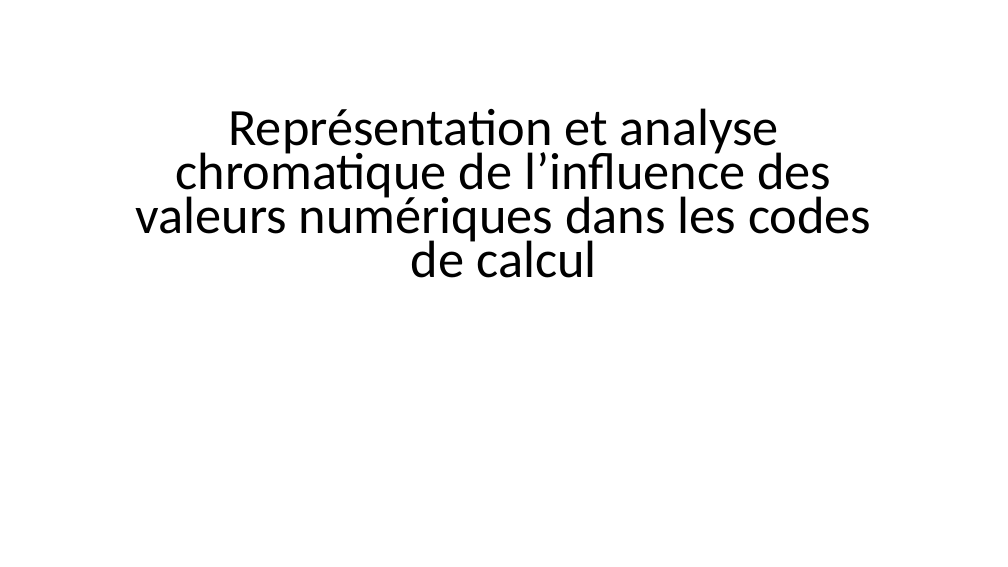
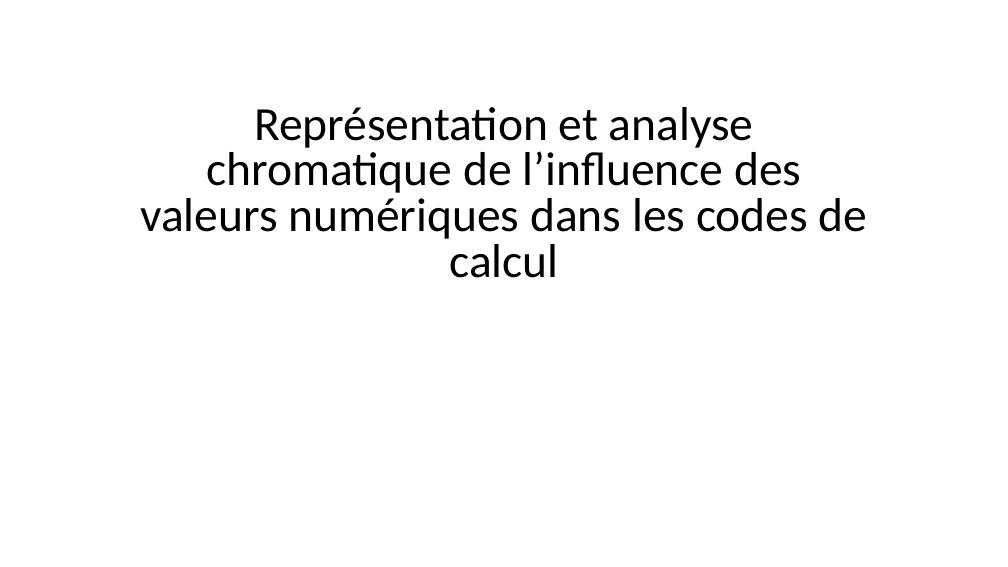
Before and after one commit to ddavid42/chromatic, a slide deck: slide 1 of Presentation/Représentation et analyse chromatique de l’influence des valeurs.odp. Drawn at 1008x567 pixels with LibreOffice and Linux fonts; fonts in the diff are those of the drawing. Boxes give left, top, right and bottom in pixels: in the first picture for what was removed or moved away, otherwise in the second. Text is boxed around its words. In the diff, an @@ line names an element or a change of style, - is before the commit and + after.

```diff
--- a/Presentation/Représentation et analyse chromatique de l’influence des valeurs.odp
+++ b/Presentation/Représentation et analyse chromatique de l’influence des valeurs.odp
@@ title "Représentation et analyse chromatique de ..." at box(140, 107, 868, 278): size 50 to 45.3 pt; line spacing 0.7 to 0.8 @@
```
Also in this commit, not shown: 7 other slides changed.
